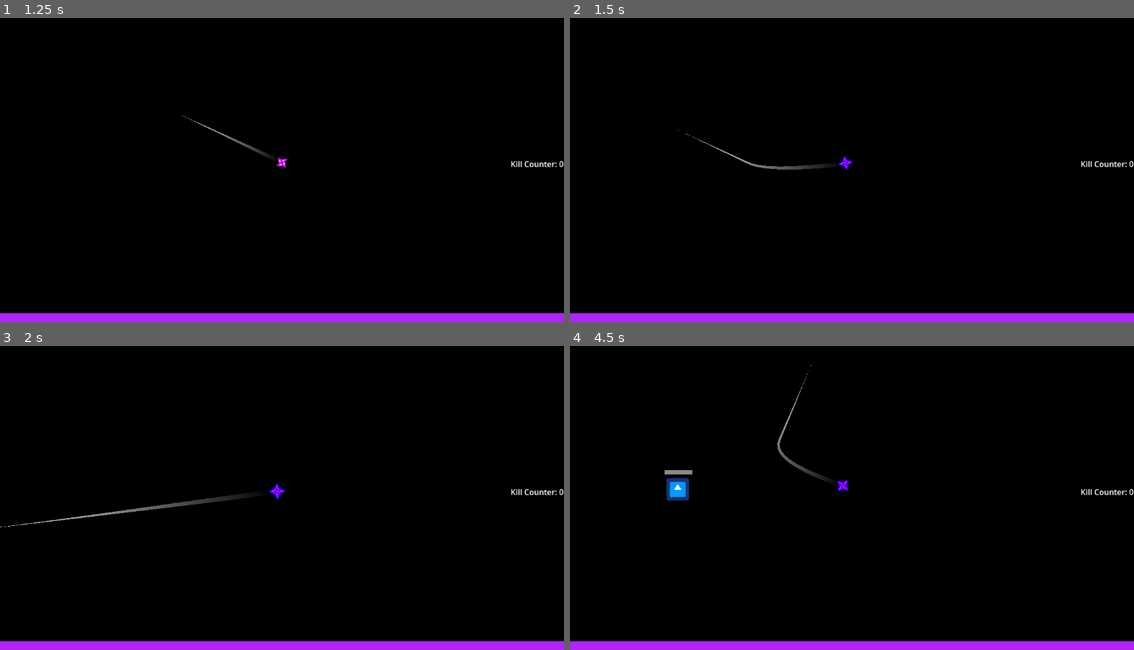
Above: before the commit, frames 1-4 (two rows, left to right).
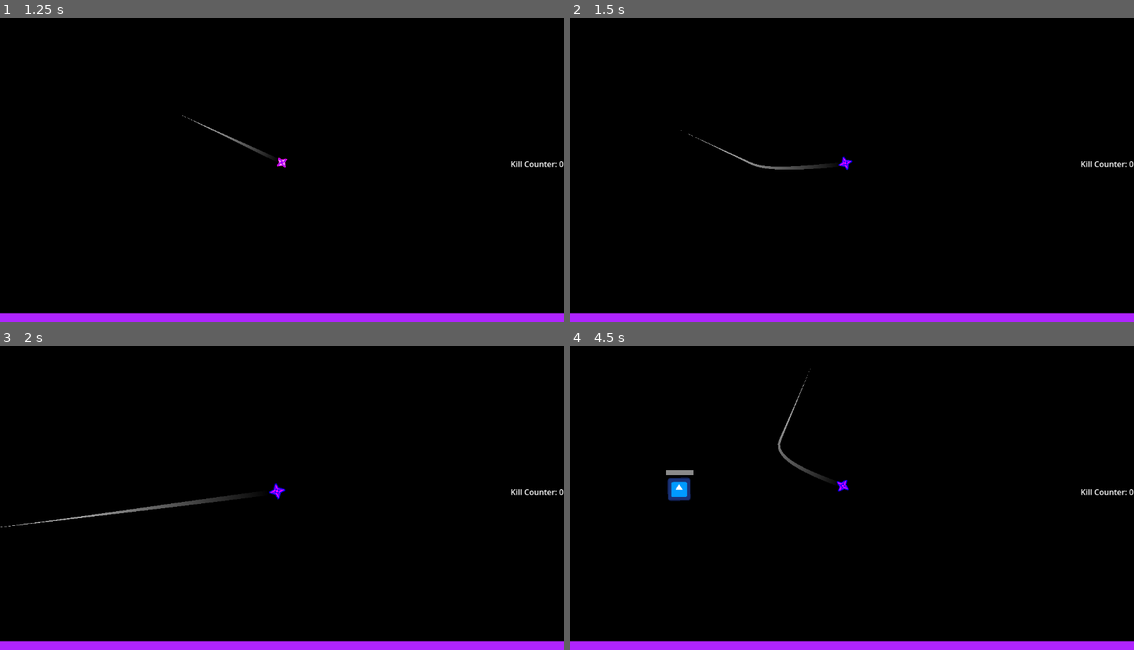
Above: after the commit, the same moments.

Repository: HazarBakir/void_blade
Game: Godot game, scene res://Scenes/main_menu.tscn
Same seed, same stepped clock (60 frames per second), same inputs: the game is played once before the commit and once after it. The engine's default icon, where the game draws it, is replaced by a stand-in: a white triangle on a blue panel in a dark square.
Inputs (mouse positions are in pixels of both pictures, inside the frame that each line leads up to):
- Up to frame 1 (1.25 s): click "Play" at 0.5 s
- Up to frame 2 (1.5 s): tap Enter at 1.25 s; move the mouse to (976, 148) at 1.27 s; press the mouse at (976, 148) at 1.28 s
- Up to frame 3 (2 s): no input
- Up to frame 4 (4.5 s): move the mouse to (739, 507) at 2.02 s; release the mouse at (739, 507) at 2.03 s; click (739, 507) at 2.1 s; move the mouse to (908, 422) at 2.77 s; press the mouse at (908, 422) at 2.78 s; move the mouse to (823, 555) at 3.52 s; release the mouse at (823, 555) at 3.53 s; click (823, 555) at 3.6 s; move the mouse to (1021, 540) at 4.27 s; press the mouse at (1021, 540) at 4.28 s

Frame 1 is identical in both runs. In frame 2, 0.1% of the frame differs, in the area x 19-51%, y 36-51%; in frame 3, less than 0.1%; in frame 4, 0.3%, in the area x 16-50%, y 6-52%.

Commit message:
uids and tscn files.

Diff:
--- /dev/null
+++ b/Scenes/Components/PlayerCameraComponent.tscn
@@ -0,0 +1,6 @@
+[gd_scene load_steps=2 format=3 uid="uid://dxpo46e6qmjjl"]
+
+[ext_resource type="Script" uid="uid://ba5rn57v0xvs4" path="res://PlayerCameraController.gd" id="1_s0ud5"]
+
+[node name="PlayerCameraController" type="Node2D"]
+script = ExtResource("1_s0ud5")
--- /dev/null
+++ b/Scenes/Components/PlayerCombatController.tscn
@@ -0,0 +1,6 @@
+[gd_scene load_steps=2 format=3 uid="uid://rylggmttg7y2"]
+
+[ext_resource type="Script" uid="uid://nakx40vb51j3" path="res://PlayerCombatComponent.gd" id="1_ln6s6"]
+
+[node name="PlayerCombatController" type="Node2D"]
+script = ExtResource("1_ln6s6")
--- /dev/null
+++ b/Scenes/Components/PlayerMovementComponent.tscn
@@ -0,0 +1,6 @@
+[gd_scene load_steps=2 format=3 uid="uid://cp5sqh8a7fvcu"]
+
+[ext_resource type="Script" uid="uid://nbfsa7806b1i" path="res://PlayerMovementComponent.gd" id="1_jhtdi"]
+
+[node name="PlayerCombatComponent" type="Node2D"]
+script = ExtResource("1_jhtdi")
--- a/scenes/player.tscn
+++ b/scenes/player.tscn
@@ -1,11 +1,14 @@
-[gd_scene load_steps=22 format=3 uid="uid://bvr6pjuau5noi"]
+[gd_scene load_steps=25 format=3 uid="uid://bvr6pjuau5noi"]
 
-[ext_resource type="Script" uid="uid://ci83gs3bkbyh4" path="res://Scripts/Player/player_movement.gd" id="1_qhqgy"]
+[ext_resource type="Script" uid="uid://dnyaf62oan2um" path="res://Scripts/Player.gd" id="1_tx1dd"]
 [ext_resource type="PackedScene" uid="uid://bk26mij5r3bbl" path="res://Scenes/Components/HealthComponent.tscn" id="2_8erm5"]
 [ext_resource type="Script" uid="uid://dfwyus0mfu76u" path="res://Scripts/camera.gd" id="2_x3wgy"]
 [ext_resource type="PackedScene" uid="uid://c0gq8trldftv0" path="res://Scenes/Components/HitboxComponent.tscn" id="3_f1ek2"]
+[ext_resource type="PackedScene" uid="uid://dxpo46e6qmjjl" path="res://Scenes/Components/PlayerCameraComponent.tscn" id="3_tx1dd"]
 [ext_resource type="Script" uid="uid://b13u0ty16kbto" path="res://Scripts/Player/trail_line.gd" id="4_dqkch"]
+[ext_resource type="PackedScene" uid="uid://rylggmttg7y2" path="res://Scenes/Components/PlayerCombatController.tscn" id="4_gymyn"]
 [ext_resource type="Texture2D" uid="uid://dqc05wfbxssga" path="res://Sprites/All_Fire_Bullet_Pixel_16x16_05.png" id="5_8erm5"]
+[ext_resource type="PackedScene" uid="uid://cp5sqh8a7fvcu" path="res://Scenes/Components/PlayerMovementComponent.tscn" id="5_pu2lt"]
 [ext_resource type="PackedScene" uid="uid://44magkyc6d5o" path="res://Scenes/healthbar.tscn" id="8_8erm5"]
 
 [sub_resource type="CircleShape2D" id="CircleShape2D_3smsa"]
@@ -97,7 +100,7 @@
 
 [node name="player" type="CharacterBody2D"]
 scale = Vector2(1.9, 1.9)
-script = ExtResource("1_qhqgy")
+script = ExtResource("1_tx1dd")
 
 [node name="HealthComponent" parent="." instance=ExtResource("2_8erm5")]
 unique_name_in_owner = true
@@ -108,6 +111,12 @@
 
 [node name="CollisionPolygon2D" type="CollisionShape2D" parent="HitboxComponent"]
 shape = SubResource("CircleShape2D_3smsa")
+
+[node name="PlayerCameraController" parent="." instance=ExtResource("3_tx1dd")]
+
+[node name="PlayerCombatComponent" parent="." instance=ExtResource("4_gymyn")]
+
+[node name="PlayerMovementComponent" parent="." instance=ExtResource("5_pu2lt")]
 
 [node name="CollisionShape2D" type="CollisionShape2D" parent="."]
 shape = SubResource("CircleShape2D_qhqgy")
Not shown, added: PlayerCombatComponent.gd.uid
Not shown, added: PlayerMovementComponent.gd.uid
